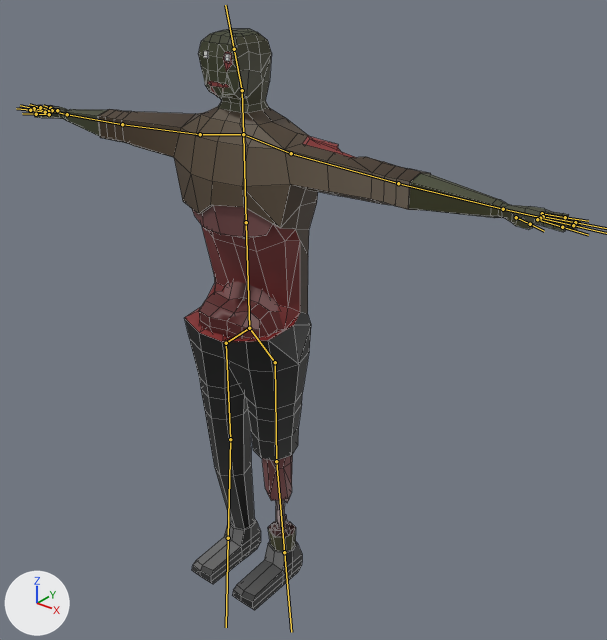
The FBX model Assets/Models/Zombies/common1.fbx, before and after one commit.
Before and after are seen from a 50 mm camera at (1.85, -2.0, 2.45) aimed at (0.17, 0.09, 1.15). The lights are fixed; the arrows at lower left show +X, +Y and +Z. The bones that bend it are drawn over the model as lines. Mesh edges are drawn as thin lines.
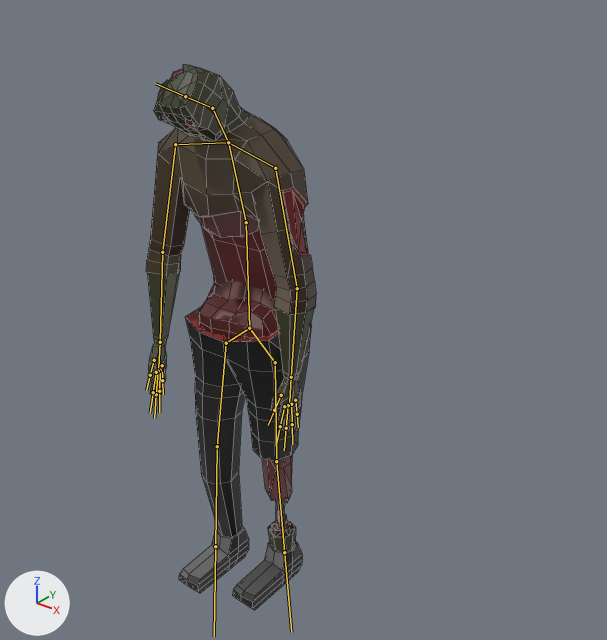
The newer file adds an action. The first version stands in its rest pose; the second is drawn at frame 1 of the action 'Armature|Armature|Armature|Armature|Armature|Zombie_Idle2|Armature|Zombi'.

The change in detail:
Bone 'LowerBody' (bone_lowerbody) turns from (0, 0, 0) to (0, 5, 0) degrees about its own x, y and z.
Bone 'UpperBody' (bone_upperbody) turns from (0, 0, 0) to (15, 0, 0) degrees about its own x, y and z.
Bone 'L.Shoulder' (bone_l_shoulder) turns from (0, 0, 0) to (-3, -12, -8) degrees about its own x, y and z.
Bone 'L.UpperArm' (bone_l_upperarm) turns from (0, 0, 0) to (-74, 6, -11) degrees about its own x, y and z.
Bone 'L.LowerArm' (bone_l_lowerarm) turns from (0, 0, 0) to (-11, -3, -9) degrees about its own x, y and z.
Bone 'Neck' (bone_neck) turns from (0, 0, 0) to (15, 0, 0) degrees about its own x, y and z.
Bone 'Head' (bone_head) turns from (0, 0, 0) to (-22, 0, 0) degrees about its own x, y and z.
Bone 'R.Shoulder' (bone_r_shoulder) turns from (0, 0, 0) to (-3, 15, -11) degrees about its own x, y and z.
Bone 'R.UpperArm' (bone_r_upperarm) turns from (0, 0, 0) to (75, -4, -7) degrees about its own x, y and z.
Bone 'R.LowerArm' (bone_r_lowerarm) turns from (0, 0, 0) to (14, 3, -15) degrees about its own x, y and z.
Bone 'R.UpperLeg' (bone_r_upperleg) turns from (0, 0, 0) to (-10, -1, 0) degrees about its own x, y and z.
Bone 'R.LowerLeg' (bone_r_lowerleg) turns from (0, 0, 0) to (10, 0, 0) degrees about its own x, y and z.

Changed parts and their boxes (x1, y1, x2, y2) in the pictures (607 x 640 px):
'Cube', posed (69% narrower, 6% shorter): before (28, 29, 581, 610); after (146, 64, 316, 610)
bone 'UpperBody', root to tip: before (246, 222) to (243, 134); after (246, 222) to (228, 142)
bone 'L.Shoulder', root to tip: before (243, 134) to (291, 153); after (228, 142) to (275, 168)
bone 'L.UpperArm', root to tip: before (291, 153) to (398, 183); after (275, 168) to (297, 288)
bone 'L.LowerArm', root to tip: before (398, 183) to (503, 209); after (297, 288) to (291, 377)
bone 'Neck', root to tip: before (243, 134) to (242, 90); after (228, 142) to (212, 108)
bone 'Head', root to tip: before (242, 90) to (234, 49); after (212, 108) to (185, 96)
bone 'R.Shoulder', root to tip: before (243, 134) to (200, 134); after (228, 142) to (175, 144)
bone 'R.UpperArm', root to tip: before (200, 134) to (122, 124); after (175, 144) to (162, 252)
bone 'R.LowerArm', root to tip: before (122, 124) to (67, 114); after (162, 252) to (160, 342)
bone 'R.UpperLeg', root to tip: before (226, 343) to (230, 439); after (226, 343) to (217, 446)
bone 'R.LowerLeg', root to tip: before (230, 439) to (228, 538); after (217, 446) to (215, 546)
